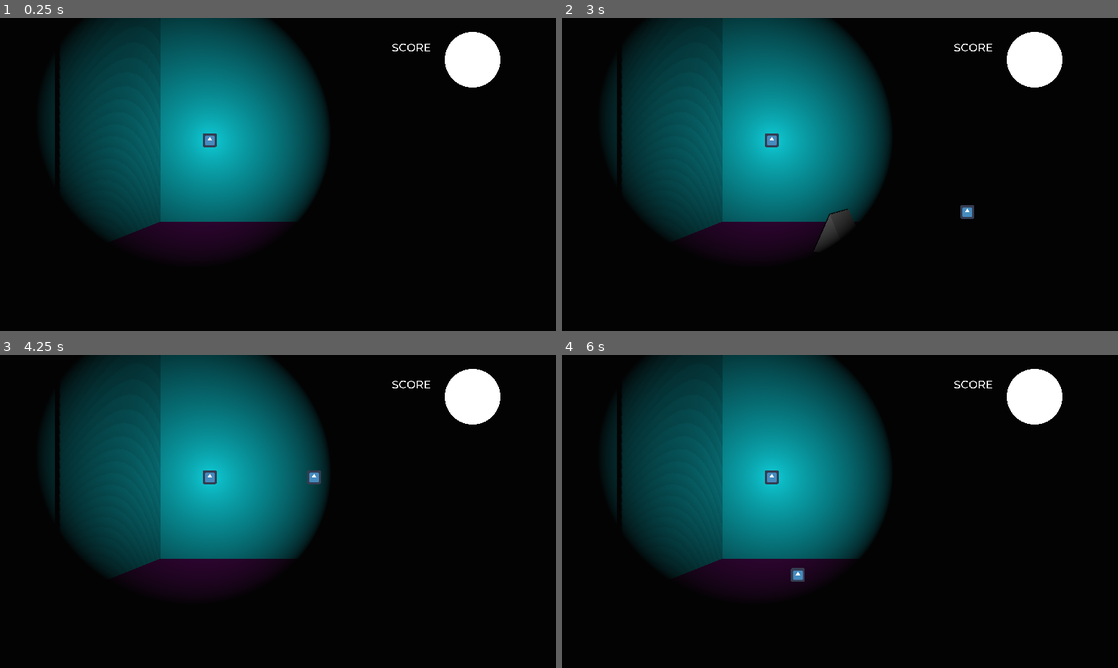
Above: before the commit, frames 1-4 (two rows, left to right).
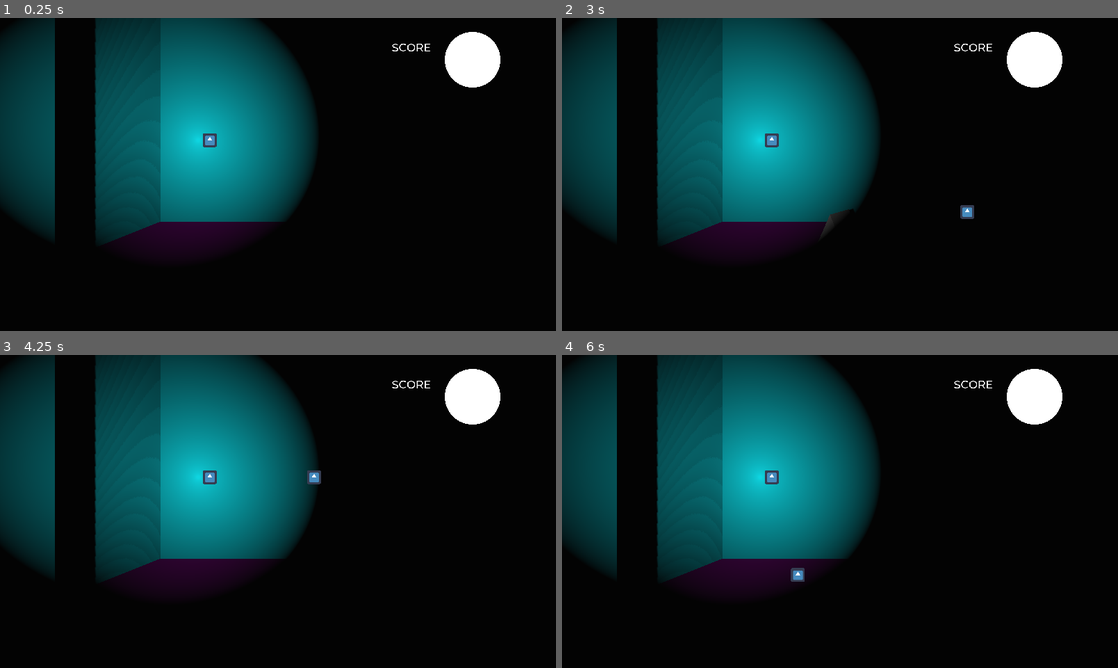
Above: after the commit, the same moments.

Repository: kjgilchrist/monsters-hate-ketchup
Game: Godot game, scene res://scenes/World.tscn
The game is run twice, just before and just after one commit, with the same random seed, the same clock (stepped at 60 frames per second) and the same inputs. The engine's default icon, where the game draws it, is replaced by a stand-in: a white triangle on a blue panel in a dark square.
Inputs (mouse positions are in pixels of both pictures, inside the frame that each line leads up to):
- Up to frame 1 (0.25 s): no input
- Up to frame 2 (3 s): tap Enter at 0.5 s; move the mouse to (962, 158) at 0.52 s; press the mouse at (962, 158) at 0.53 s; hold Right (ui_right) 0.53-1.28 s; move the mouse to (728, 190) at 1.27 s; release the mouse at (728, 190) at 1.28 s; hold Down (ui_down) 1.28-2.03 s; tap L (test_toggle) at 1.35 s; move the mouse to (895, 105) at 2.02 s; hold Right (ui_right) 2.03-2.78 s; tap 1 at 2.1 s; move the mouse to (812, 237) at 2.77 s; hold Up (ui_up) from 2.78 s (still down); tap 2 at 2.85 s
- Up to frame 3 (4.25 s): move the mouse to (444, 558) at 3.52 s; release Up (ui_up) at 3.53 s; hold Left (ui_left) from 3.53 s (still down); tap 3 at 3.6 s
- Up to frame 4 (6 s): move the mouse to (673, 464) at 4.27 s; tap 4 at 4.35 s; move the mouse to (867, 511) at 5.02 s; release Left (ui_left) at 5.03 s; hold Down (ui_down) 5.03-5.78 s; tap 5 at 5.1 s; move the mouse to (756, 433) at 5.77 s; hold Right (ui_right) from 5.78 s (still down); tap 6 at 5.85 s

The runs differ from the first frame. In frame 1, 11% of the frame differs, in the area x 0-59%, y 0-72%; in frame 2, 11%, in the area x 0-59%, y 0-75%; in frame 3, 11%; in frame 4, 11%.

Commit message:
Move flashlight left

Diff:
--- a/MonstersHateKetchup/scenes/World.tscn
+++ b/MonstersHateKetchup/scenes/World.tscn
@@ -31,7 +31,7 @@
 transform = Transform( 1, 0, 0, 0, 1, 0, 0, 0, 1, 0, 1, 0 )
 
 [node name="SpotLight" type="SpotLight" parent="PlayerNode"]
-transform = Transform( 1, 0, 0, 0, 1, 0, 0, 0, 1, 0, 1, 0 )
+transform = Transform( 1, 0, 0, 0, 1, 0, 0, 0, 1, -1, 1, 0 )
 shadow_enabled = true
 spot_range = 40.0
 spot_attenuation = 0.1
